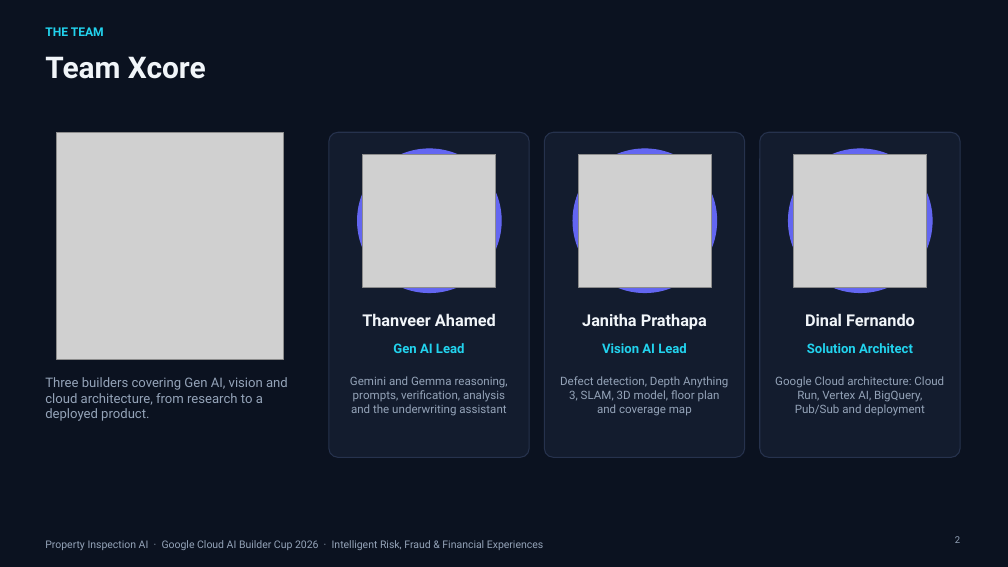
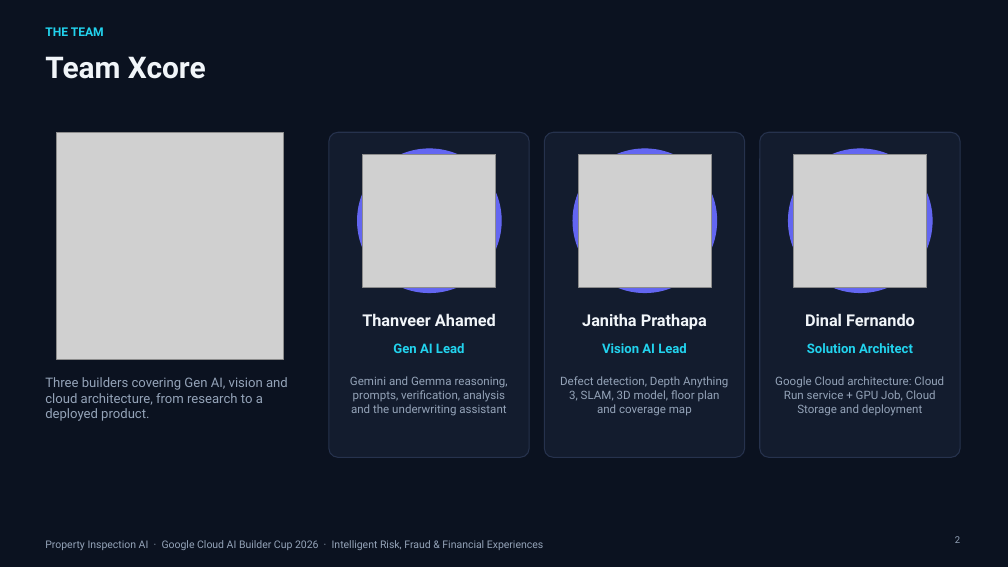
Before and after one commit to XCore-Lab/property-inspection-ai, a slide deck: slide 2 of docs/pitch-deck/Property_Inspection_AI_Pitch.pptx. Drawn at 1008x567 pixels with LibreOffice and Linux fonts; fonts in the diff are those of the drawing; grey boxes stand for pictures; background and template pictures are left out. Boxes give left, top, right and bottom in pixels: in the first picture for what was removed or moved away, otherwise in the second. Text is boxed around its words. In the diff, an @@ line names an element or a change of style, - is before the commit and + after.

```diff
--- a/docs/pitch-deck/Property_Inspection_AI_Pitch.pptx
+++ b/docs/pitch-deck/Property_Inspection_AI_Pitch.pptx
@@ text at [775,376,944,416]: text changed @@
-Google Cloud architecture: Cloud Run, Vertex AI, BigQuery, Pub/Sub and deployment
+Google Cloud architecture: Cloud Run service + GPU Job, Cloud Storage and deployment
```
Also in this commit, not shown: 12 other slides changed, 3 other files.
